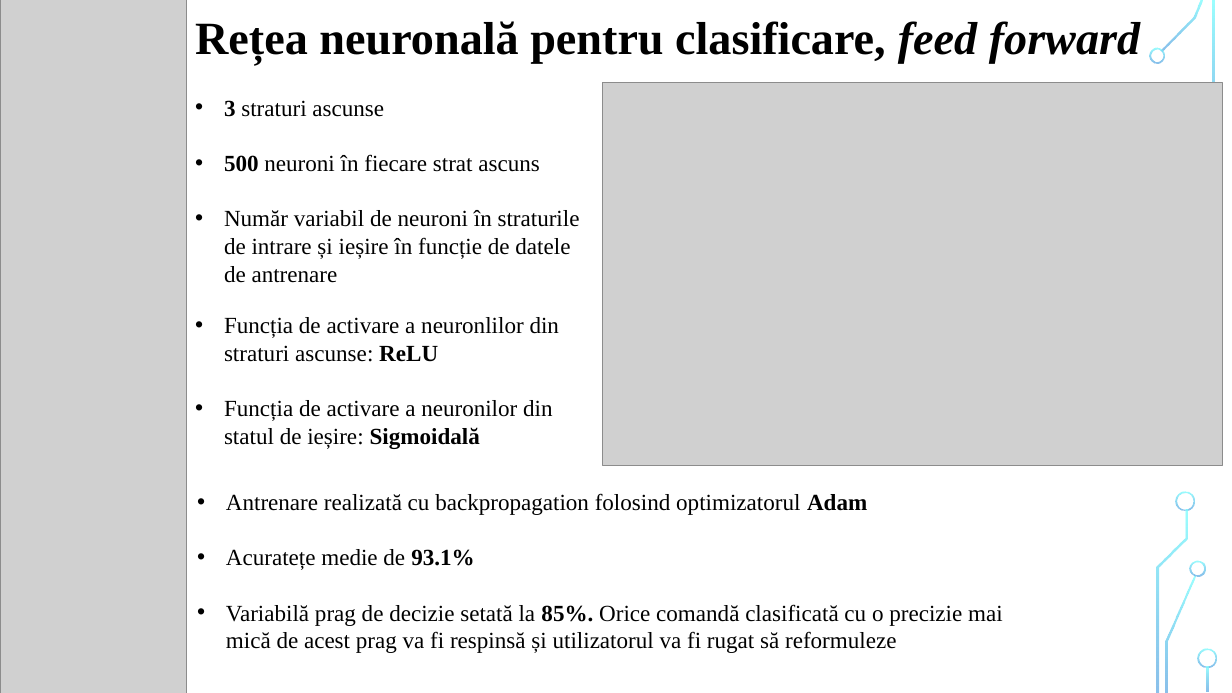
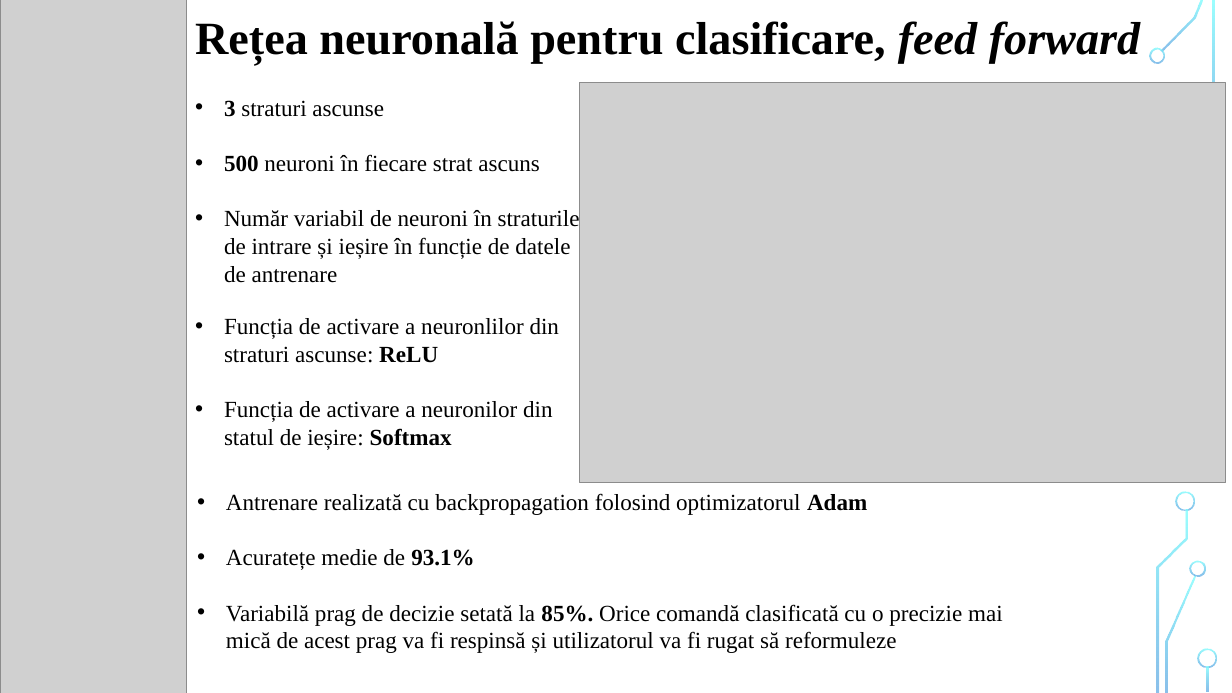
Before and after one commit to liviubrinza/alice, a slide deck: slide 8 of documentation/Prezentare.pptx. Drawn at 1232x693 pixels with LibreOffice and Linux fonts; fonts in the diff are those of the drawing; grey boxes stand for pictures; background and template pictures are left out. Boxes give left, top, right and bottom in pixels: in the first picture for what was removed or moved away, otherwise in the second. Text is boxed around its words. In the diff, an @@ line names an element or a change of style, - is before the commit and + after.

```diff
--- a/documentation/Prezentare.pptx
+++ b/documentation/Prezentare.pptx
@@ picture: place and size @@
-picture at bbox=[603, 82, 1222, 466]
+picture at bbox=[579, 82, 1226, 482]
@@ text at bbox=[224, 401, 552, 450]: text changed @@
-• Funcția de activare a neuronilor din statul de ieșire: Sigmoidală
+• Funcția de activare a neuronilor din statul de ieșire: Softmax
```
Also in this commit, not shown: 5 other slides changed.
